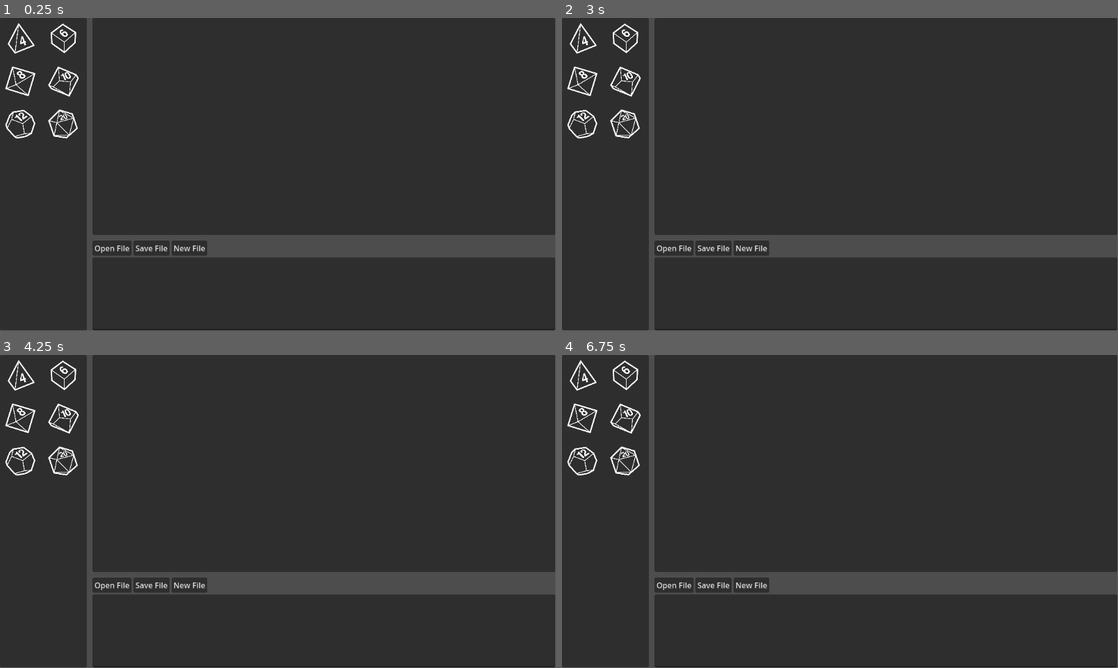
Above: before the commit, frames 1-4 (two rows, left to right).
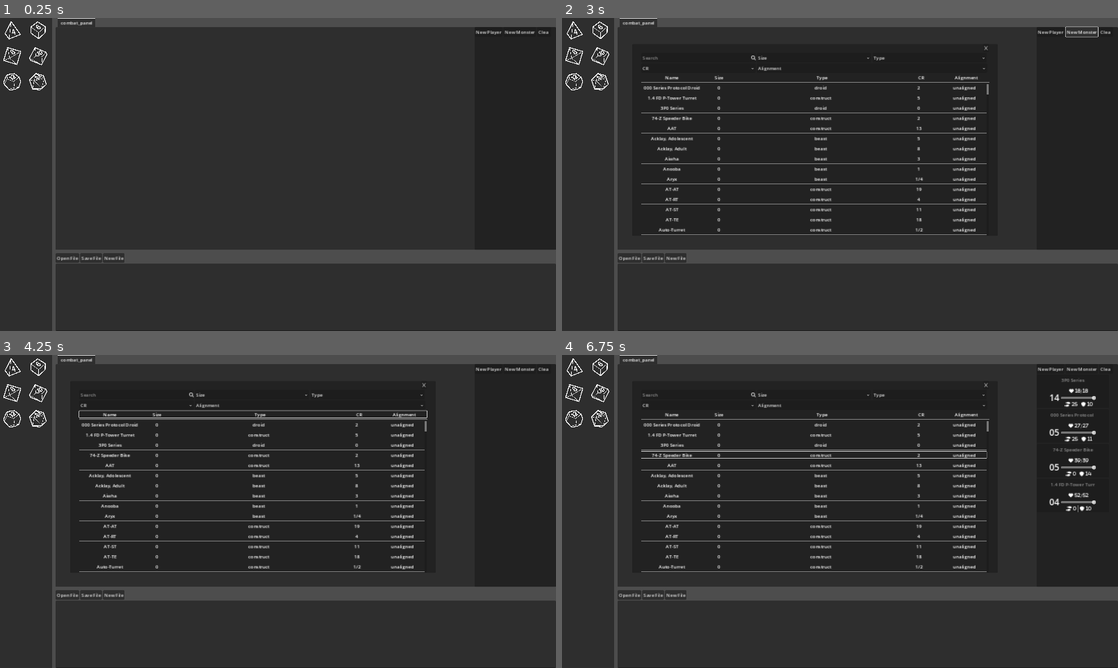
Above: after the commit, the same moments.

Repository: DauntlessStudio/Dnd-Helper
Game: Godot game, scene res://scenes/home_screen.tscn
Same seed, same stepped clock (60 frames per second), same inputs: the game is played once before the commit and once after it.
Inputs (mouse positions are in pixels of both pictures, inside the frame that each line leads up to):
- Up to frame 1 (0.25 s): no input
- Up to frame 2 (3 s): click (1106, 30) at 0.5 s, where only the run after the commit has a clickable "Clear"; click (1051, 30) at 1.25 s, where only the run after the commit has a clickable "New Player"; click (1051, 30) at 2 s, where only the run after the commit has a clickable "New Player"; click (1079, 30) at 2.75 s, where only the run after the commit has a clickable "New Monster"
- Up to frame 3 (4.25 s): click (250, 414) at 3.5 s, where only the run after the commit has a clickable "Name"
- Up to frame 4 (6.75 s): click (812, 423) at 4.25 s, where only the run after the commit has a clickable "000 Series Protocol Droid"; click (812, 433) at 5 s, where only the run after the commit has a clickable "1.4 FD P-Tower Turret"; click (812, 445) at 5.75 s, where only the run after the commit has a clickable "3P0 Series"; click (812, 455) at 6.5 s, where only the run after the commit has a clickable "74-Z Speeder Bike"
In our replay, the window is 799x449 before the commit and 800x450 after it. These sizes can differ from the game's own. Grey fills any space a smaller window leaves; there, only what the larger window draws over its background counts as a difference.

The runs differ from the first frame. In frame 1, 10% of the frame differs, in the area x 0-100%, y 0-100%; in frame 2, 13%; in frame 3, 13%; in frame 4, 14%.

Commit message:
Initiative Sorter, Window Size

Diff:
--- a/project.godot
+++ b/project.godot
@@ -15,6 +15,13 @@
 config/features=PackedStringArray("4.1", "GL Compatibility")
 config/icon="res://icon.svg"
 
+[display]
+
+window/size/viewport_width=1920
+window/size/viewport_height=1080
+window/stretch/mode="canvas_items"
+window/stretch/aspect="expand"
+
 [rendering]
 
 renderer/rendering_method="gl_compatibility"
--- a/scenes/combat_panel.tscn
+++ b/scenes/combat_panel.tscn
@@ -24,6 +24,7 @@
 anchor_left = 1.0
 anchor_right = 1.0
 anchor_bottom = 1.0
+offset_left = -281.0
 grow_horizontal = 0
 grow_vertical = 2
 
@@ -41,30 +42,32 @@
 layout_mode = 2
 text = "New Monster"
 
+[node name="ClearButton" type="Button" parent="CombatentStack/VBoxContainer/HBoxContainer"]
+layout_mode = 2
+text = "Clear"
+
 [node name="ScrollContainer" type="ScrollContainer" parent="CombatentStack/VBoxContainer"]
 layout_mode = 2
 size_flags_vertical = 3
 
 [node name="InitiativeStack" type="VBoxContainer" parent="CombatentStack/VBoxContainer/ScrollContainer"]
 layout_mode = 2
+theme_override_constants/separation = 5
 
 [node name="AddMonsterPanel" type="PanelContainer" parent="."]
 layout_mode = 1
-anchors_preset = 8
-anchor_left = 0.5
-anchor_top = 0.5
-anchor_right = 0.5
-anchor_bottom = 0.5
-offset_left = -513.0
-offset_top = -261.0
-offset_right = 313.0
-offset_bottom = 261.0
-grow_horizontal = 2
-grow_vertical = 2
+anchors_preset = 2
+anchor_top = 1.0
+anchor_bottom = 1.0
+offset_left = 51.0
+offset_top = -710.0
+offset_right = 1313.0
+offset_bottom = -48.0
+grow_vertical = 0
 script = ExtResource("1_7plxy")
 
 [node name="VBoxContainer" type="VBoxContainer" parent="AddMonsterPanel"]
-custom_minimum_size = Vector2(800, 0)
+custom_minimum_size = Vector2(1200, 0)
 layout_mode = 2
 size_flags_horizontal = 4
 
@@ -154,20 +157,7 @@
 size_flags_horizontal = 3
 size_flags_vertical = 3
 
-[node name="Label" type="Label" parent="."]
-layout_mode = 0
-offset_right = 40.0
-offset_bottom = 23.0
-auto_translate = false
-localize_numeral_system = false
-theme_override_fonts/font = ExtResource("1_eq2lb")
-theme_override_font_sizes/font_size = 16
-text = ""
-horizontal_alignment = 1
-vertical_alignment = 1
-script = ExtResource("2_bfgwa")
-icon_name = "xmark"
-
 [connection signal="pressed" from="CombatentStack/VBoxContainer/HBoxContainer/NewMonsterButton" to="." method="_on_new_monster_button_pressed"]
+[connection signal="pressed" from="CombatentStack/VBoxContainer/HBoxContainer/ClearButton" to="." method="_on_clear_button_pressed"]
 [connection signal="pressed" from="AddMonsterPanel/VBoxContainer/ExitButton" to="." method="_on_exit_button_pressed"]
 [connection signal="text_changed" from="AddMonsterPanel/VBoxContainer/SearchFlowContainer/SearchContainer/HBoxContainer/SearchEdit" to="AddMonsterPanel" method="_on_search_edit_text_changed"]
--- a/scenes/combatent_stack_panel.tscn
+++ b/scenes/combatent_stack_panel.tscn
@@ -7,9 +7,10 @@
 [sub_resource type="StyleBoxEmpty" id="StyleBoxEmpty_jveu4"]
 
 [node name="Combatent" type="Panel"]
-custom_minimum_size = Vector2(180, 115)
+custom_minimum_size = Vector2(250, 115)
 offset_right = 178.0
 offset_bottom = 108.0
+size_flags_horizontal = 3
 size_flags_vertical = 0
 script = ExtResource("1_hogko")
 
--- a/scenes/home_screen.tscn
+++ b/scenes/home_screen.tscn
@@ -8,6 +8,7 @@
 [ext_resource type="Texture2D" uid="uid://doeg6wfjde3an" path="res://assets/d20.png" id="6_xs6di"]
 [ext_resource type="Script" path="res://scripts/dice_result_button.gd" id="7_kg6rj"]
 [ext_resource type="Resource" uid="uid://d0hjjki7jknfu" path="res://resources/dice_tally.tres" id="8_er55a"]
+[ext_resource type="PackedScene" uid="uid://cejp7in6euedf" path="res://scenes/combat_panel.tscn" id="9_65e2k"]
 [ext_resource type="Script" path="res://scripts/note_taker.gd" id="9_hm85s"]
 
 [sub_resource type="StyleBoxEmpty" id="StyleBoxEmpty_s4cgq"]
@@ -99,9 +100,12 @@
 
 [node name="VSplitContainer" type="VSplitContainer" parent="MainPanel"]
 layout_mode = 2
-split_offset = 450
+split_offset = 800
 
 [node name="TabContainer" type="TabContainer" parent="MainPanel/VSplitContainer"]
+layout_mode = 2
+
+[node name="combat_panel" parent="MainPanel/VSplitContainer/TabContainer" instance=ExtResource("9_65e2k")]
 layout_mode = 2
 
 [node name="NoteTaker" type="VBoxContainer" parent="MainPanel/VSplitContainer"]
--- a/scripts/combat_panel.gd
+++ b/scripts/combat_panel.gd
@@ -1,4 +1,5 @@
 extends Control
+
 
 
 # Called when the node enters the scene tree for the first time.
@@ -17,7 +18,29 @@
 	var instance = panel.instantiate() as CombatentStackPanel
 	instance.set_character(character)
 	$CombatentStack/VBoxContainer/ScrollContainer/InitiativeStack.add_child(instance)
+	sortInitiativePanel()
+
+
+func sortInitiativePanel():
+	var sorted_nodes := $CombatentStack/VBoxContainer/ScrollContainer/InitiativeStack.get_children()
+
+	sorted_nodes.sort_custom(
+	# For descending order use > 0
+	func(a: Node, b: Node): return a.initiative > b.initiative
+)
+
+	for node in $CombatentStack/VBoxContainer/ScrollContainer/InitiativeStack.get_children():
+		$CombatentStack/VBoxContainer/ScrollContainer/InitiativeStack.remove_child(node)
+
+	for node in sorted_nodes:
+		$CombatentStack/VBoxContainer/ScrollContainer/InitiativeStack.add_child(node)
 
 
 func _on_exit_button_pressed():
 	$AddMonsterPanel.visible = false
+
+
+func _on_clear_button_pressed():
+	for node in $CombatentStack/VBoxContainer/ScrollContainer/InitiativeStack.get_children():
+		$CombatentStack/VBoxContainer/ScrollContainer/InitiativeStack.remove_child(node)
+		node.queue_free()
--- a/scripts/combatent_stack_panel.gd
+++ b/scripts/combatent_stack_panel.gd
@@ -10,7 +10,7 @@
 	sourceCharacter = character
 	maximumHP = sourceCharacter.hitPoints
 	currentHP = maximumHP
-	initiative = randi_range(0, 20)
+	initiative = randi_range(1, 20)
 
 	$VBoxContainer/NameLineEdit.placeholder_text = sourceCharacter.name
 	$VBoxContainer/HBoxContainer/InitiativeLabel.text = "%02d" % initiative
Not shown: 1 places in scenes/home_screen.tscn that only renumber resources
